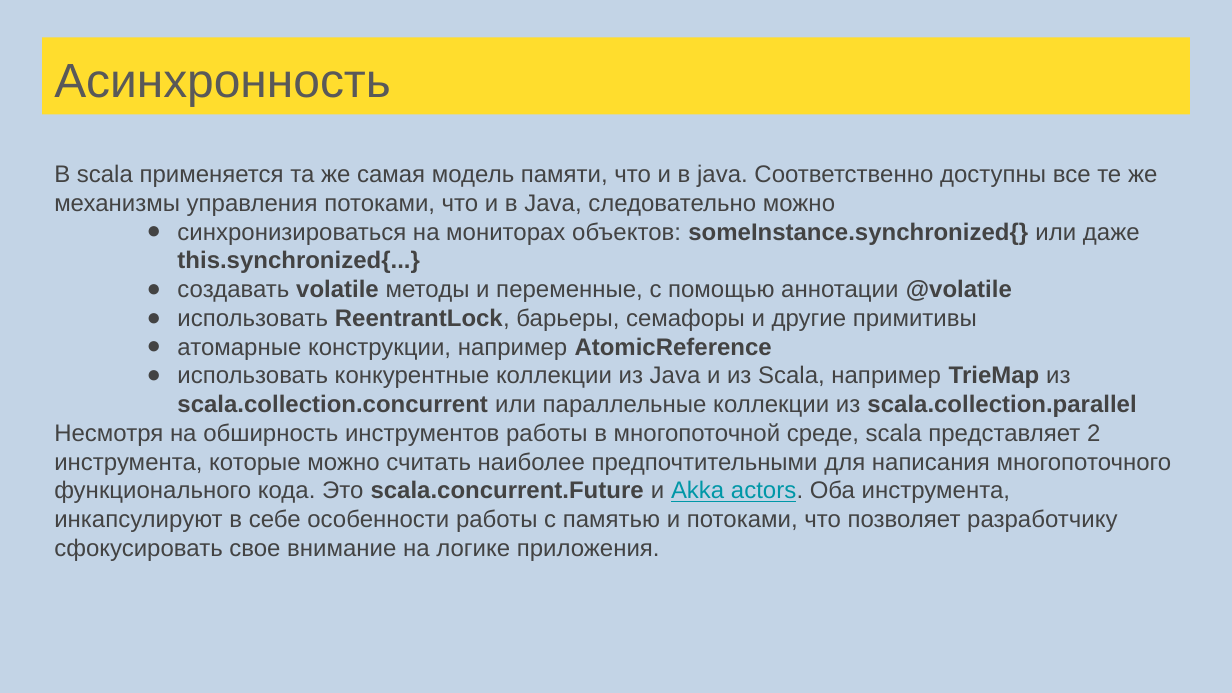
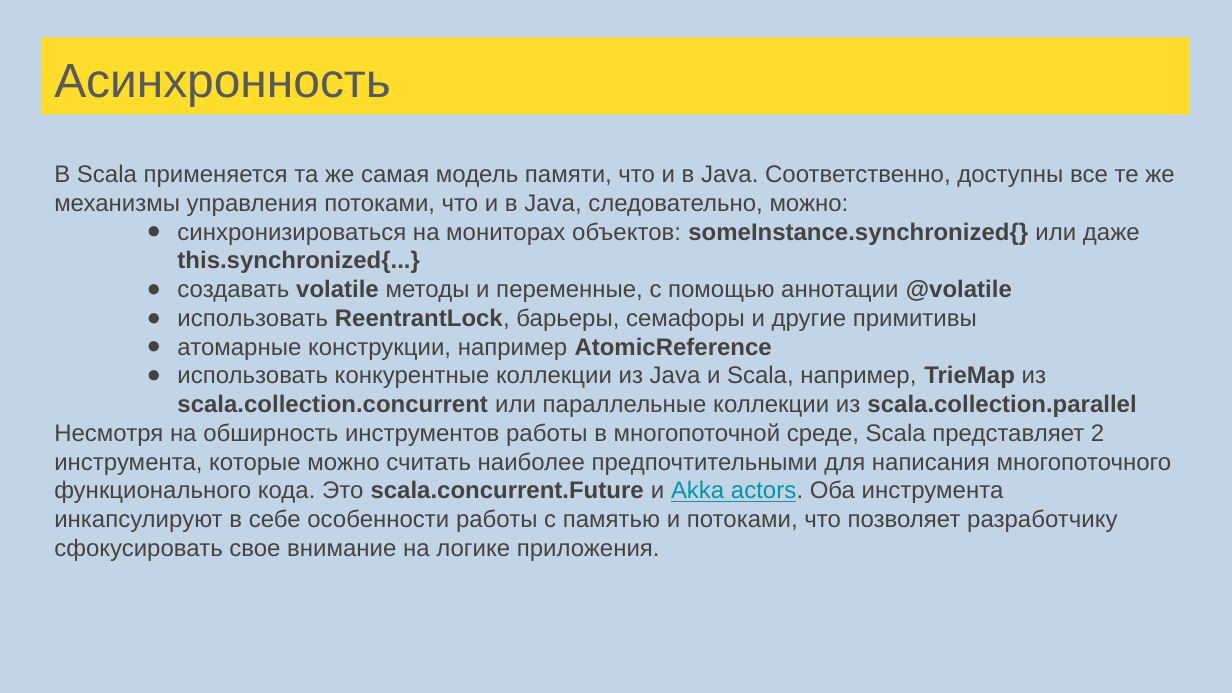
Before and after one commit to sergeypopov83/scala-school, a slide deck: slide 160 of src/main/resources/Лекции Scala для FinTech.pptx. Drawn at 1232x693 pixels with LibreOffice and Linux fonts; fonts in the diff are those of the drawing. Boxes give left, top, right and bottom in pixels: in the first picture for what was removed or moved away, otherwise in the second. Text is boxed around its words. In the diff, an @@ line names an element or a change of style, - is before the commit and + after.

```diff
--- a/src/main/resources/Лекции Scala для FinTech.pptx
+++ b/src/main/resources/Лекции Scala для FinTech.pptx
@@ text at [54,164,1174,216]: text changed @@
-В scala применяется та же самая модель памяти, что и в java. Соответственно доступны все те же механизмы управления потоками, что и в Java, следовательно можно
+В Scala применяется та же самая модель памяти, что и в Java. Соответственно, доступны все те же механизмы управления потоками, что и в Java, следовательно, можно:
@@ text at [54,365,1172,561]: text changed @@
-● использовать конкурентные коллекции из Java и из Scala, например TrieMap из scala.collection.concurrent или параллельные коллекции из scala.collection.parallel
-Несмотря на обширность инструментов работы в многопоточной среде, scala представляет 2 инструмента, которые можно считать наиболее предпочтительными для написания многопоточного функционального кода. Это scala.concurrent.Future и Akka actors. Оба инструмента, инкапсулируют в себе особенности работы с памятью и потоками, что позволяет разработчику сфокусировать свое внимание на логике приложения.
+● использовать конкурентные коллекции из Java и Scala, например, TrieMap из scala.collection.concurrent или параллельные коллекции из scala.collection.parallel
+Несмотря на обширность инструментов работы в многопоточной среде, Scala представляет 2 инструмента, которые можно считать наиболее предпочтительными для написания многопоточного функционального кода. Это scala.concurrent.Future и Akka actors. Оба инструмента инкапсулируют в себе особенности работы с памятью и потоками, что позволяет разработчику сфокусировать свое внимание на логике приложения.
```
Also in this commit, not shown: 35 other slides changed, 16 slides added, 1 slide removed, 1 other file.
